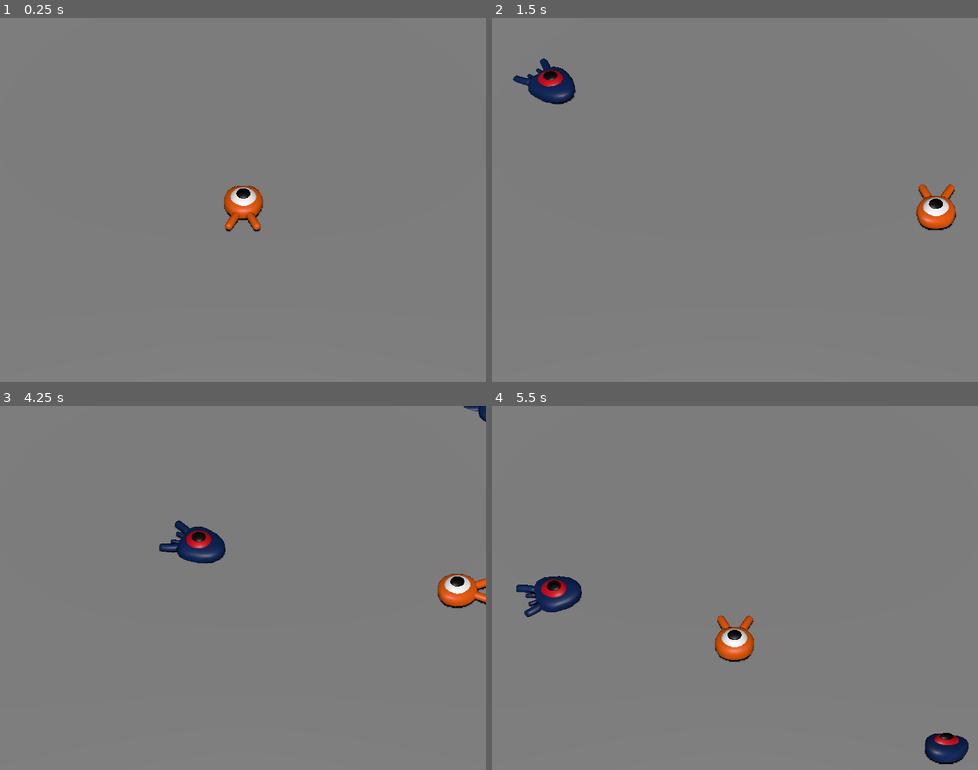
Above: before the commit, frames 1-4 (two rows, left to right).
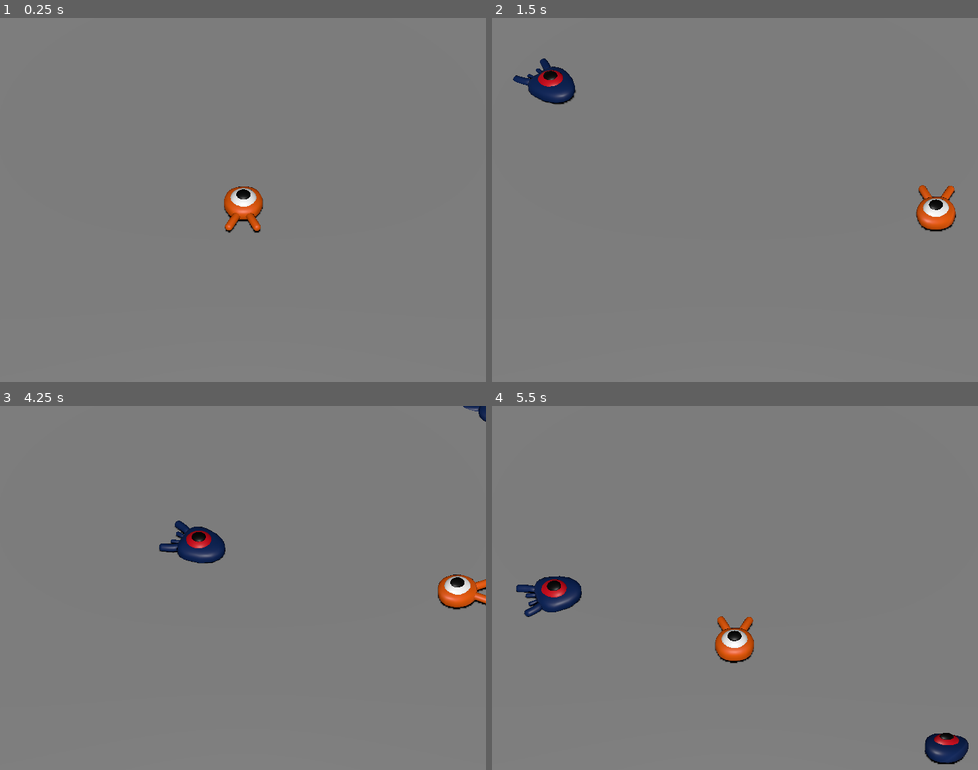
Above: after the commit, the same moments.

Repository: jcarnaxide/squash-the-creeps
Game: Godot game, scene res://src/Main.tscn
Two runs of this game, one before a commit and one after it. Both use one fixed random seed, a clock stepped at 60 frames per second and the inputs below.
Inputs:
- Up to frame 1 (0.25 s): no input
- Up to frame 2 (1.5 s): tap Enter at 0.5 s; hold Right (move_right) 0.53-1.28 s; tap Space (jump) at 0.6, 0.77, 1.07, 1.35 s; hold Down (move_back) from 1.28 s (still down)
- Up to frame 3 (4.25 s): tap Space (jump) at 1.52, 1.82, 2.1, 2.85, 3.02, 3.32, 3.6, 3.77, 4.07 s; release Down (move_back) at 2.03 s; hold Right (move_right) 2.03-2.78 s; hold Up (move_forward) 2.78-3.53 s; hold Left (move_left) from 3.53 s (still down)
- Up to frame 4 (5.5 s): tap Space (jump) at 4.35, 4.52, 4.82, 5.1 s; release Left (move_left) at 5.03 s; hold Down (move_back) from 5.03 s (still down)

The runs differ from the first frame. In frame 1, 0.2% of the frame differs, in the area x 46-55%, y 46-60%; in frame 2, 0.2%; in frame 3, 0.2%, in the area x 33-100%, y 0-56%; in frame 4, 0.2%.

Commit message:
better collision physics, game doesn't crash on death anymore

Diff:
--- a/src/Main.gd
+++ b/src/Main.gd
@@ -18,3 +18,7 @@
 
 	# Spawn the mob by adding it to the Main scene.
 	add_child(mob)
+
+
+func _on_player_hit():
+	$MobTimer.stop()
--- a/src/Main.tscn
+++ b/src/Main.tscn
@@ -81,4 +81,5 @@
 wait_time = 0.5
 autostart = true
 
+[connection signal="hit" from="Player" to="." method="_on_player_hit"]
 [connection signal="timeout" from="MobTimer" to="." method="_on_mob_timer_timeout"]
--- a/src/Player.gd
+++ b/src/Player.gd
@@ -41,12 +41,10 @@
 	# Vertical Velocity
 	if not is_on_floor(): # If in the air, fall towards the floor. Literally gravity
 		target_velocity.y = target_velocity.y - (fall_acceleration * delta)
-	elif Input.is_action_just_pressed("jump"):
+
+	# Jumping
+	if is_on_floor() and Input.is_action_just_pressed("jump"):
 		target_velocity.y = jump_impulse
-
-	# Moving the Character
-	velocity = target_velocity
-	move_and_slide()
 
 	# Iterate through all collisions that occurred this frame
 	for index in range(get_slide_collision_count()):
@@ -66,6 +64,10 @@
 				mob.squash()
 				target_velocity.y = bounce_impulse
 
+	# Moving the Character
+	velocity = target_velocity
+	move_and_slide()
+
 
 # And this function at the bottom.
 func die():
--- a/src/Player.tscn
+++ b/src/Player.tscn
@@ -4,7 +4,7 @@
 [ext_resource type="Script" path="res://src/Player.gd" id="1_wtqxe"]
 
 [sub_resource type="SphereShape3D" id="SphereShape3D_u3vin"]
-radius = 0.85
+radius = 0.779478
 
 [sub_resource type="CylinderShape3D" id="CylinderShape3D_08bcv"]
 height = 0.326644
@@ -27,7 +27,7 @@
 monitorable = false
 
 [node name="CollisionShape3D" type="CollisionShape3D" parent="MobDetector"]
-transform = Transform3D(1, 0, 0, 0, 1, 0, 0, 0, 1, 0, 0.332159, 0)
+transform = Transform3D(1, 0, 0, 0, 1, 0, 0, 0, 1, 0, 0.178423, 0)
 shape = SubResource("CylinderShape3D_08bcv")
 
 [connection signal="body_entered" from="MobDetector" to="." method="_on_mob_detector_body_entered"]
